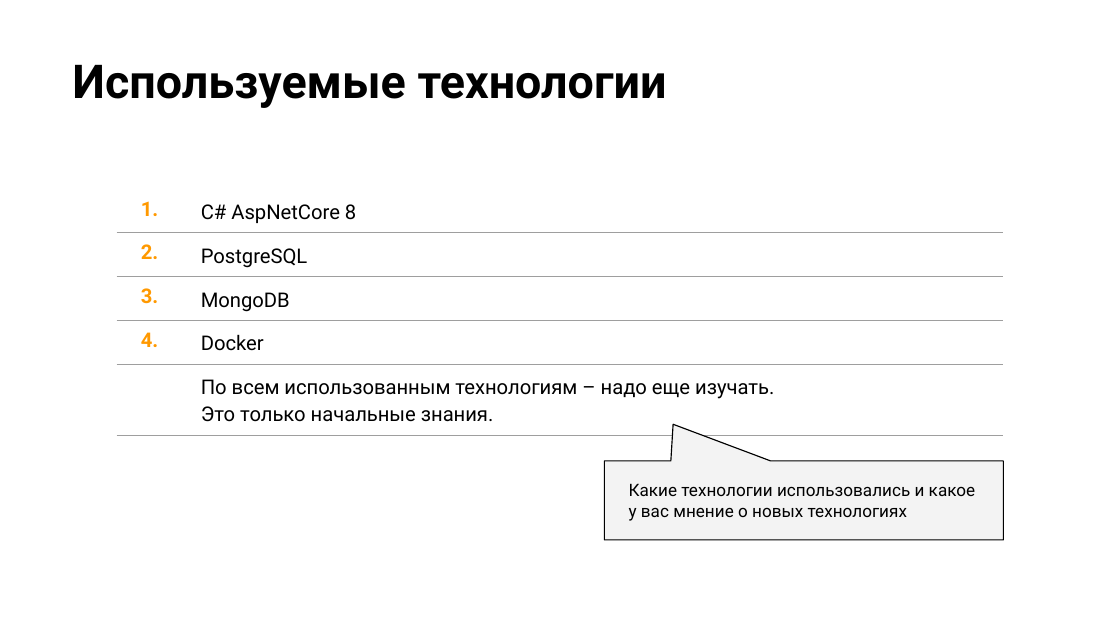
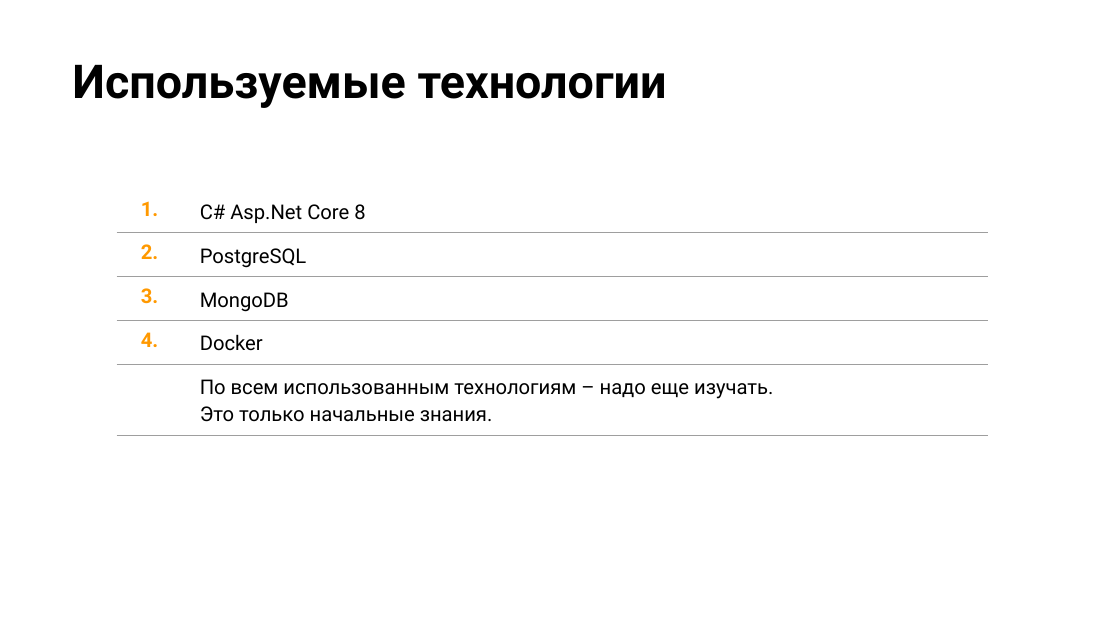
Before and after one commit to Lyudmer/project_swh_client, a slide deck: slide 6 of Schemas/Защита проекта.pptx. Drawn at 1120x630 pixels with LibreOffice and Linux fonts; fonts in the diff are those of the drawing; background and template pictures are left out. Boxes give left, top, right and bottom in pixels: in the first picture for what was removed or moved away, otherwise in the second. Text is boxed around its words. In the diff, an @@ line names an element or a change of style, - is before the commit and + after.

```diff
--- a/Schemas/Защита проекта.pptx
+++ b/Schemas/Защита проекта.pptx
@@ table at <box>116,189,988,440</box> @@
-row 1, column 2: C# AspNetCore 8
+row 1, column 2: C# Asp.Net Core 8
@@ table: place and size @@
-table at <box>116,189,1004,438</box>
+table at <box>116,189,988,440</box>
@@ speech box removed at <box>605,461,1004,541</box> @@
-Какие технологии использовались и какое у вас мнение о новых технологиях
```
Also in this commit, not shown: 5 other slides changed.
